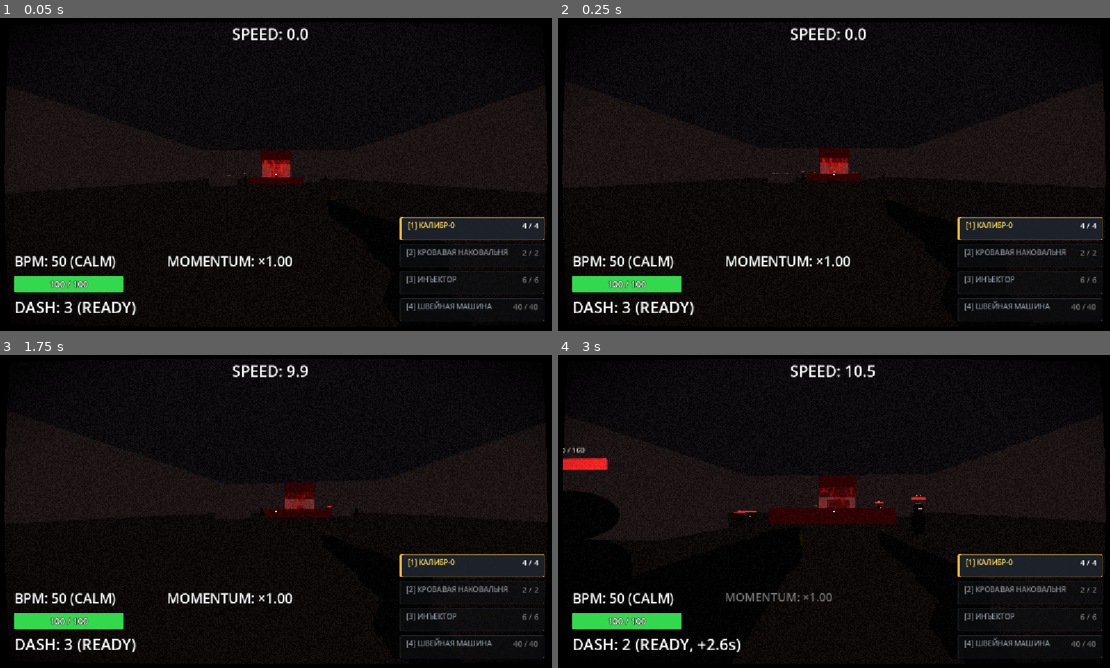
Above: before the commit, frames 1-4 (two rows, left to right).
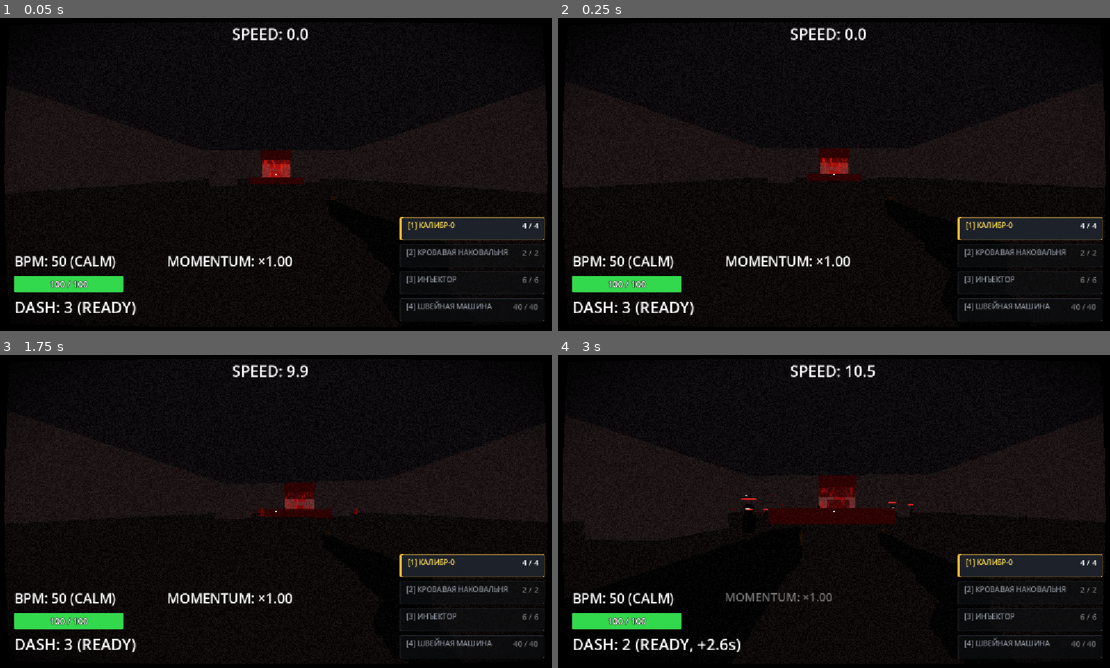
Above: after the commit, the same moments.

Repository: ggou3/voidkill
Game: Godot game, scene res://levels/demo_level.tscn
Same seed, same stepped clock (60 frames per second), same inputs: the game is played once before the commit and once after it. This scene is started directly instead of the project's main scene.
Inputs (mouse positions are in pixels of both pictures, inside the frame that each line leads up to):
- Up to frame 1 (0.05 s): no input
- Up to frame 2 (0.25 s): no input
- Up to frame 3 (1.75 s): tap Enter at 0.5 s; move the mouse to (309, 511) at 0.52 s; hold Ctrl (slide) 0.53-1.28 s; hold W (move_forward) from 0.53 s (still down); tap Space (jump) at 0.77, 1.52 s; move the mouse to (248, 511) at 1.27 s; right-click (248, 511) at 1.35 s; tap Ctrl (slide) at 1.55 s
- Up to frame 4 (3 s): keep holding W (move_forward); move the mouse to (850, 505) at 2.02 s; hold Shift (dash) 2.03-2.78 s; tap Ctrl (slide) at 2.3 s; move the mouse to (828, 517) at 2.77 s; tap F (melee) at 2.85 s

The runs differ from the first frame. In frame 1, less than 0.1% of the frame differs, in the area x 41-60%, y 47-52%; in frame 2, less than 0.1%; in frame 3, less than 0.1%; in frame 4, 1.2%, in the area x 0-70%, y 29-59%.

Commit message:
feat: spawn sector enemies through a blood effect instead of sleeping
Enemies placed in a sector are now spawn points: the sector detaches them in
_enter_tree as templates and creates them on activation and on each wave via
EnemySpawnEffect (blood pool and rising column; the enemy appears 0.6 s after
the effect starts). The process_mode sleep mechanism is removed; reset reuses
the same spawn path.

Hunters are optional: they do not count towards clearing or the remaining
count and do not get start_chase on spawn. Enemies knocked out of the level
(below the zone by fall_limit) are removed and counted as kills, idle enemies
of the current wave are re-aimed at the player every second, and a reset
sector ignores the stale zone overlap for a few physics frames.

Diff:
--- /dev/null
+++ b/scripts/effects/enemy_spawn_effect.gd
@@ -0,0 +1,106 @@
+class_name EnemySpawnEffect
+extends Node3D
+
+## Эффект появления врага: на точке спавна растекается кровь, из неё поднимается кровавый столб;
+## к концу подъёма (rise_time) столб лопается брызгами — в этот момент сектор создаёт врага.
+## Чисто визуальный: коллизий и урона нет, лужа не даёт кровавого сёрфа. Удаляет себя сам.
+## Стартует из play() после add_child() и выставления global_position.
+
+const BLOOD_SPLATTER_SCENE = preload("res://blood_splatter.tscn")
+const BLOOD_COLOR = Color(0.55, 0.0, 0.02, 1.0)
+
+const POOL_RADIUS: float = 0.9
+const POOL_GROW_TIME: float = 0.25
+const COLUMN_RADIUS: float = 0.42
+const COLUMN_HEIGHT: float = 2.0
+const POP_TIME: float = 0.22
+const FADE_TIME: float = 0.6
+# Поиск пола под точкой спавна: точка врага обычно ~1 м над полом; летуна над полом нет
+const FLOOR_PROBE_DEPTH: float = 3.0
+const NO_FLOOR_OFFSET: float = -0.5
+
+var _material: StandardMaterial3D
+var _pool: Node3D
+var _column: Node3D
+
+func play(rise_time: float) -> void:
+	var floor_offset = _find_floor_offset()
+	_build(floor_offset)
+	_spawn_splatter(Vector3(0.0, floor_offset + 0.1, 0.0), 24, 35.0, 3.0, 7.0)
+
+	var grow = create_tween().set_parallel(true)
+	grow.tween_property(_pool, "scale", Vector3.ONE, POOL_GROW_TIME).set_trans(Tween.TRANS_QUAD).set_ease(Tween.EASE_OUT)
+	grow.tween_property(_column, "scale:y", 1.0, rise_time).set_trans(Tween.TRANS_CUBIC).set_ease(Tween.EASE_OUT)
+
+	var pop = create_tween()
+	pop.tween_interval(rise_time)
+	pop.tween_callback(_spawn_splatter.bind(Vector3(0.0, floor_offset + COLUMN_HEIGHT * 0.5, 0.0), 70, 180.0, 5.0, 11.0))
+	pop.tween_property(_column, "scale", Vector3(1.6, 0.02, 1.6), POP_TIME).set_trans(Tween.TRANS_QUAD).set_ease(Tween.EASE_IN)
+	pop.parallel().tween_property(_material, "albedo_color:a", 0.0, FADE_TIME)
+	pop.tween_callback(queue_free)
+
+func _find_floor_offset() -> float:
+	var space_state = get_world_3d().direct_space_state
+	if not space_state:
+		return NO_FLOOR_OFFSET
+	var from = global_position + Vector3.UP * 0.5
+	var query = PhysicsRayQueryParameters3D.create(from, global_position + Vector3.DOWN * FLOOR_PROBE_DEPTH)
+	query.collide_with_areas = false
+	var hit = space_state.intersect_ray(query)
+	if hit.is_empty():
+		return NO_FLOOR_OFFSET
+	return hit.position.y - global_position.y
+
+func _build(floor_offset: float) -> void:
+	_material = StandardMaterial3D.new()
+	_material.albedo_color = BLOOD_COLOR
+	_material.transparency = BaseMaterial3D.TRANSPARENCY_ALPHA
+	_material.emission_enabled = true
+	_material.emission = Color(0.6, 0.0, 0.02)
+	_material.emission_energy_multiplier = 0.6
+	_material.roughness = 0.25
+
+	_pool = Node3D.new()
+	_pool.position.y = floor_offset + 0.02
+	_pool.scale = Vector3(0.05, 1.0, 0.05)
+	add_child(_pool)
+	var pool_mesh = CylinderMesh.new()
+	pool_mesh.top_radius = POOL_RADIUS
+	pool_mesh.bottom_radius = POOL_RADIUS
+	pool_mesh.height = 0.03
+	_pool.add_child(_make_mesh(pool_mesh))
+
+	# Опорная точка столба — у пола, чтобы он рос вверх
+	_column = Node3D.new()
+	_column.position.y = floor_offset
+	_column.scale = Vector3(1.0, 0.02, 1.0)
+	add_child(_column)
+	var column_mesh = CylinderMesh.new()
+	column_mesh.top_radius = COLUMN_RADIUS * 0.55
+	column_mesh.bottom_radius = COLUMN_RADIUS
+	column_mesh.height = COLUMN_HEIGHT
+	var column_inst = _make_mesh(column_mesh)
+	column_inst.position.y = COLUMN_HEIGHT * 0.5
+	_column.add_child(column_inst)
+
+func _make_mesh(mesh: Mesh) -> MeshInstance3D:
+	var inst = MeshInstance3D.new()
+	inst.mesh = mesh
+	inst.material_override = _material
+	inst.cast_shadow = GeometryInstance3D.SHADOW_CASTING_SETTING_OFF
+	return inst
+
+func _spawn_splatter(local_pos: Vector3, amount: int, spread: float, vel_min: float, vel_max: float) -> void:
+	var splatter = BLOOD_SPLATTER_SCENE.instantiate()
+	splatter.amount = amount
+	var pmat = splatter.process_material.duplicate()
+	pmat.spread = spread
+	pmat.initial_velocity_min = vel_min
+	pmat.initial_velocity_max = vel_max
+	splatter.process_material = pmat
+	# Брызги живут дольше эффекта — кладём их рядом, а не внутрь
+	var root = get_parent() if get_parent() else self
+	root.add_child(splatter)
+	splatter.global_position = to_global(local_pos)
+	# Направление частиц — локальная +Z: разворачиваем вверх
+	splatter.global_rotation = Vector3(-PI * 0.5, 0.0, 0.0)
--- a/scripts/levels/sector.gd
+++ b/scripts/levels/sector.gd
@@ -1,15 +1,18 @@
 class_name Sector
 extends Node3D
 
-## Сектор уровня: группа врагов, которая спит, пока игрок не войдёт в зону сектора.
-## Враги — дочерние узлы сектора (одна волна) или дочерние узлы узлов-волн (любой Node3D
-## с врагами внутри). Порядок волн: сначала враги прямо в секторе, затем узлы-волны по порядку.
-## Следующая волна просыпается, когда зачищена предыдущая. Сектор зачищен, когда убит последний
-## враг последней волны.
+## Сектор уровня: группа врагов, которые появляются, когда игрок входит в зону сектора.
+## В редакторе враги расставляются дочерними узлами сектора (одна волна) или дочерними узлами
+## узлов-волн (любой Node3D с врагами внутри) — это точки спавна. При входе сектора в дерево враги
+## снимаются со сцены (до своего _ready) и хранятся как шаблоны: до активации сектора их не существует.
+## Порядок волн: сначала враги прямо в секторе, затем узлы-волны по порядку. Следующая волна
+## появляется, когда зачищена предыдущая. Сектор зачищен, когда убит последний враг последней волны.
 ##
-## Спящий враг не меняет своё поведение: он отключён через process_mode (тело и зоны выпадают из
-## физики — нет обнаружения игрока и попаданий) и временно убран из группы "enemy" (его не находят
-## эффекты по радиусу). Поэтому враги следующего сектора не агрятся сквозь перегородку.
+## Спавн: на точке врага играет EnemySpawnEffect, сам враг создаётся через spawn_delay — до этого
+## его нет в сцене, урона он не наносит и получить его нельзя.
+##
+## Охотник (EnemyHunter) — необязательная угроза: в условие зачистки и счётчик оставшихся не входит,
+## погоню не получает (просыпается сам на 140+ BPM). Переживший зачистку Охотник остаётся на уровне.
 
 signal activated
 signal wave_started(index: int)
@@ -20,41 +23,60 @@
 
 ## Зона входа игрока. Если не задана — первый дочерний Area3D.
 @export var zone: Area3D
+## Время от начала эффекта спавна до появления врага (с)
+@export var spawn_delay: float = 0.6
+## Шаг между спавнами врагов одной волны (с)
+@export var spawn_stagger: float = 0.04
+## Враг ниже дна зоны на столько метров считается выпавшим с уровня: убирается и засчитывается убийством
+@export var fall_limit: float = 20.0
+
+# Как часто сектор напоминает простаивающим врагам, где игрок (с)
+const REAGGRO_INTERVAL: float = 1.0
+# После сброса перекрытие зоны устарело: игрока уже перенесли на чекпоинт, а физика ещё помнит его
+# в зоне до следующего шага — без паузы сектор тут же активировался бы снова
+const RESET_ACTIVATION_BLOCK_FRAMES: int = 3
 
 var state: SectorState = SectorState.DORMANT
 var current_wave: int = -1
 
-# Волна: { "parent": Node, "templates": Array[Node], "enemies": Array } — enemies[i] == null, когда враг убит
+# Волна: { "parent": Node, "templates": Array } — шаблоны с настройками из редактора, вне дерева
 var _waves: Array = []
+# Живые враги сектора: текущая волна и Охотники, пережившие свои волны
+var _alive: Array = []
+# Шаблоны врагов текущей волны, чей спавн уже начат, но враг ещё не создан
+var _pending: Array = []
+# Эффекты спавна в процессе — сброс сектора убирает их вместе с отложенными спавнами
+var _effects: Array = []
+# Поколение спавна: сброс сектора увеличивает его, и отложенные спавны прошлого поколения отменяются
+var _spawn_generation: int = 0
 var _captured: bool = false
+var _kill_y: float = -INF
+var _reaggro_timer: float = 0.0
+var _activation_block_frames: int = 0
 
 func _enter_tree() -> void:
-	# Шаблоны для сброса снимаются до _ready врагов: чистые копии с настройками из редактора,
-	# без компонентов, которые враги создают в рантайме
+	# Враги снимаются до своего _ready: в шаблонах только настройки из редактора, без компонентов,
+	# которые враги создают в рантайме, и без побочных эффектов _ready
 	if _captured:
 		return
 	_captured = true
-	var direct: Array = []
+	var direct = _take_enemies(self)
+	if not direct.is_empty():
+		_waves.append({ "parent": self, "templates": direct })
 	for child in get_children():
-		if child is EnemyBase:
-			direct.append(child)
-	if not direct.is_empty():
-		_waves.append(_make_wave(self, direct))
-	for child in get_children():
-		if child is EnemyBase or child is Area3D:
+		if child is Area3D:
 			continue
-		var group: Array = []
-		for c in child.get_children():
-			if c is EnemyBase:
-				group.append(c)
+		var group = _take_enemies(child)
 		if not group.is_empty():
-			_waves.append(_make_wave(child, group))
-
-func _make_wave(parent: Node, enemies: Array) -> Dictionary:
-	var templates: Array = []
-	for e in enemies:
-		templates.append(e.duplicate())
-	return { "parent": parent, "templates": templates, "enemies": enemies.duplicate() }
+			_waves.append({ "parent": child, "templates": group })
+
+func _take_enemies(parent: Node) -> Array:
+	var taken: Array = []
+	for c in parent.get_children():
+		if c is EnemyBase:
+			parent.remove_child(c)
+			taken.append(c)
+	return taken
 
 func _ready() -> void:
 	if not zone:
@@ -62,9 +84,16 @@
 			if child is Area3D:
 				zone = child
 				break
-	for wave in _waves:
-		for e in wave.enemies:
-			_set_dormant(e, true)
+	_kill_y = _get_zone_bottom() - fall_limit
+
+func _get_zone_bottom() -> float:
+	if not zone:
+		return global_position.y
+	var bottom: float = zone.global_position.y
+	for c in zone.get_children():
+		if c is CollisionShape3D and c.shape is BoxShape3D:
+			bottom = minf(bottom, c.global_position.y - c.shape.size.y * 0.5)
+	return bottom
 
 func _notification(what: int) -> void:
 	if what == NOTIFICATION_PREDELETE:
@@ -73,49 +102,111 @@
 				if is_instance_valid(t):
 					t.free()
 
-func _physics_process(_delta: float) -> void:
+func _physics_process(delta: float) -> void:
 	match state:
 		SectorState.DORMANT:
-			var player = get_tree().get_first_node_in_group("player")
-			if zone and is_instance_valid(player) and not ("is_dead" in player and player.is_dead) and zone.overlaps_body(player):
-				_activate(player)
+			if _activation_block_frames > 0:
+				_activation_block_frames -= 1
+				return
+			var player = _get_player()
+			if zone and is_instance_valid(player) and not player.is_dead and zone.overlaps_body(player):
+				_activate()
 		SectorState.ACTIVE:
-			_update_current_wave()
-
-func _activate(player: Node3D) -> void:
+			_update_alive()
+			_reaggro(delta)
+			_update_wave_progress()
+		SectorState.CLEARED:
+			# Охотник, переживший зачистку, — его смерть всё равно идёт в статистику
+			_update_alive()
+
+func _get_player() -> Player:
+	return get_tree().get_first_node_in_group("player") as Player
+
+func _activate() -> void:
 	state = SectorState.ACTIVE
 	GameTypes.debug_log(&"enemy", "[SECTOR %s] Activated (%d wave(s))" % [name, _waves.size()])
 	activated.emit()
 	if _waves.is_empty():
 		_finish()
 		return
-	_start_wave(0, player)
-
-func _start_wave(index: int, player: Node3D) -> void:
+	_start_wave(0)
+
+func _start_wave(index: int) -> void:
 	current_wave = index
-	for e in _waves[index].enemies:
-		if is_instance_valid(e):
-			_set_dormant(e, false)
+	var wave: Dictionary = _waves[index]
+	var generation = _spawn_generation
+	for i in range(wave.templates.size()):
+		var t = wave.templates[i]
+		_pending.append(t)
+		var delay: float = i * spawn_stagger
+		if delay <= 0.0:
+			_begin_spawn(t, wave.parent, generation)
+		else:
+			get_tree().create_timer(delay, false, true).timeout.connect(_begin_spawn.bind(t, wave.parent, generation))
+	AudioManager.play_sound("flask_splash")
+	GameTypes.debug_log(&"enemy", "[SECTOR %s] Wave %d started (%d enemies)" % [name, index + 1, wave.templates.size()])
+	wave_started.emit(index)
+
+func _begin_spawn(template: Node, parent: Node3D, generation: int) -> void:
+	if generation != _spawn_generation:
+		return
+	var fx = EnemySpawnEffect.new()
+	var root = get_tree().current_scene if get_tree().current_scene else self
+	root.add_child(fx)
+	fx.global_position = parent.global_transform * template.position
+	fx.play(spawn_delay)
+	_effects = _effects.filter(func(f): return is_instance_valid(f))
+	_effects.append(fx)
+	get_tree().create_timer(spawn_delay, false, true).timeout.connect(_finish_spawn.bind(template, parent, generation))
+
+func _finish_spawn(template: Node, parent: Node3D, generation: int) -> void:
+	if generation != _spawn_generation:
+		return
+	_pending.erase(template)
+	var e = template.duplicate()
+	parent.add_child(e)
+	_alive.append(e)
+	if _is_required(e):
+		var player = _get_player()
+		if is_instance_valid(player) and not player.is_dead:
 			e.start_chase(player)
-	GameTypes.debug_log(&"enemy", "[SECTOR %s] Wave %d started" % [name, index + 1])
-	wave_started.emit(index)
-
-func _update_current_wave() -> void:
-	var wave: Dictionary = _waves[current_wave]
-	var alive: int = 0
-	for i in range(wave.enemies.size()):
-		var e = wave.enemies[i]
-		if e == null:
-			continue
+
+## Обязательный враг: входит в условие зачистки и счётчик оставшихся. Охотник — нет.
+func _is_required(e: Node) -> bool:
+	return not (e is EnemyHunter)
+
+func _update_alive() -> void:
+	for i in range(_alive.size() - 1, -1, -1):
+		var e = _alive[i]
 		if not is_instance_valid(e) or e.current_state == e.State.DEAD:
-			wave.enemies[i] = null
+			_alive.remove_at(i)
 			enemy_killed.emit()
-		else:
-			alive += 1
-	if alive > 0:
+		elif e.global_position.y < _kill_y:
+			# Выбит за пределы уровня (под пол, за стены) — падает бесконечно и не умрёт сам
+			GameTypes.debug_log(&"enemy", "[SECTOR %s] %s fell out of the level at %s — removed" % [name, e.name, e.global_position])
+			_alive.remove_at(i)
+			e.queue_free()
+			enemy_killed.emit()
+
+func _reaggro(delta: float) -> void:
+	# Враг, потерявший игрока (недостижимая цель → IDLE), сам возвращается в погоню только в радиусе
+	# обнаружения; в активном секторе он всегда знает, где игрок
+	_reaggro_timer -= delta
+	if _reaggro_timer > 0.0:
+		return
+	_reaggro_timer = REAGGRO_INTERVAL
+	var player = _get_player()
+	if not is_instance_valid(player) or player.is_dead:
+		return
+	for e in _alive:
+		if is_instance_valid(e) and _is_required(e) and e.current_state == e.State.IDLE:
+			e.start_chase(player)
+
+func _update_wave_progress() -> void:
+	if not _pending.is_empty() or get_remaining_count() > 0:
 		return
 	if current_wave + 1 < _waves.size():
-		_start_wave(current_wave + 1, get_tree().get_first_node_in_group("player"))
+		_start_wave(current_wave + 1)
 	else:
 		_finish()
 
@@ -124,35 +215,42 @@
 	GameTypes.debug_log(&"enemy", "[SECTOR %s] Cleared" % name)
 	cleared.emit()
 
-## Сброс незачищенного сектора после смерти игрока: враги возвращаются на исходные позиции
-## с полным HP и засыпают, волны начнутся с первой при следующем входе в зону.
+## Сброс незачищенного сектора после смерти игрока: живые враги сектора и начатые спавны убираются,
+## волны начнутся с первой при следующем входе в зону — тем же спавном.
 func reset_sector() -> void:
-	# Зачищенный остаётся зачищенным, спящий и так в исходном состоянии
+	# Зачищенный остаётся зачищенным (вместе с выжившим Охотником), спящий и так в исходном состоянии
 	if state != SectorState.ACTIVE:
 		return
-	for wave in _waves:
-		for e in wave.enemies:
-			if e != null and is_instance_valid(e):
-				_set_dormant(e, true)
-				e.queue_free()
-		var fresh: Array = []
-		for t in wave.templates:
-			var e = t.duplicate()
-			wave.parent.add_child(e)
-			_set_dormant(e, true)
-			fresh.append(e)
-		wave.enemies = fresh
+	_spawn_generation += 1
+	for e in _alive:
+		if is_instance_valid(e):
+			e.queue_free()
+	for fx in _effects:
+		if is_instance_valid(fx):
+			fx.queue_free()
+	_alive.clear()
+	_pending.clear()
+	_effects.clear()
 	state = SectorState.DORMANT
 	current_wave = -1
+	_activation_block_frames = RESET_ACTIVATION_BLOCK_FRAMES
 
 func is_cleared() -> bool:
 	return state == SectorState.CLEARED
 
-func _set_dormant(e: Node, dormant: bool) -> void:
-	if dormant:
-		e.process_mode = Node.PROCESS_MODE_DISABLED
-		if e.is_in_group("enemy"):
-			e.remove_from_group("enemy")
-	else:
-		e.process_mode = Node.PROCESS_MODE_INHERIT
-		e.add_to_group("enemy")
+func is_active() -> bool:
+	return state == SectorState.ACTIVE
+
+## Сколько обязательных врагов осталось в текущей волне, включая ещё появляющихся
+func get_remaining_count() -> int:
+	var count: int = 0
+	for e in _alive:
+		if is_instance_valid(e) and e.current_state != e.State.DEAD and _is_required(e):
+			count += 1
+	for t in _pending:
+		if _is_required(t):
+			count += 1
+	return count
+
+func get_wave_count() -> int:
+	return _waves.size()
Not shown, added: scripts/effects/enemy_spawn_effect.gd.uid
